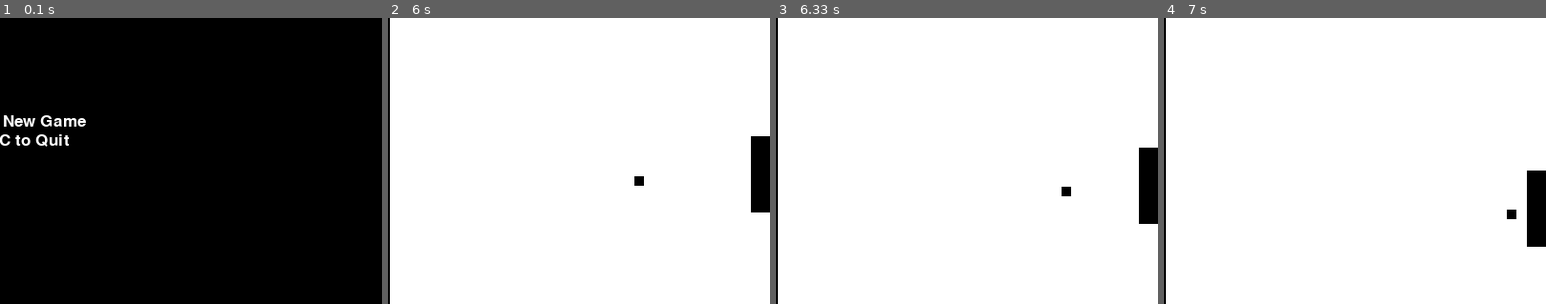
Above: before the commit, frames 1-4 (left to right).
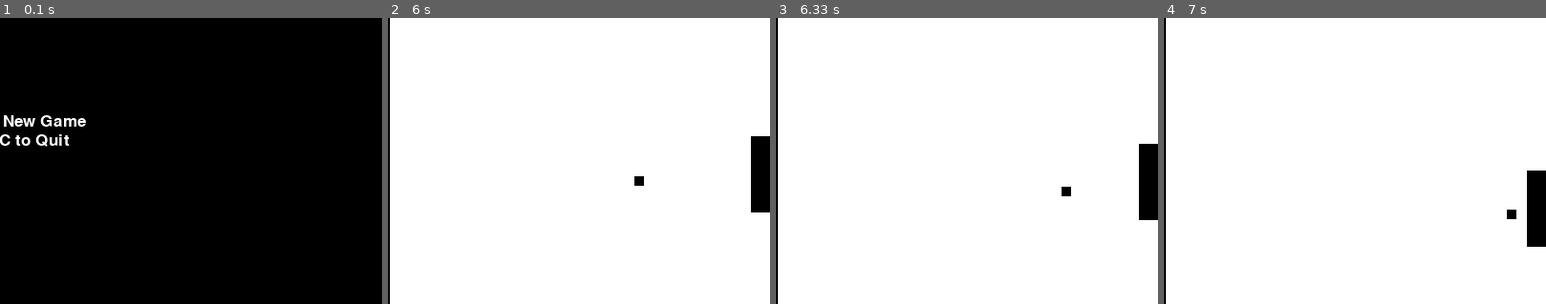
Above: after the commit, the same moments.

Repository: mattbachman/pygame_wrapper
Game: pygame game, started from examples/Pong/main.py
Two runs of this game, one before a commit and one after it. Both use one fixed random seed, a clock stepped at 60 frames per second and the inputs below.
Inputs:
- Up to frame 1 (0.1 s): no input
- Up to frame 2 (6 s): tap N at 0.33 s; hold Right 0.67-1.13 s; hold Up 1.17-1.47 s; hold Down 2-2.3 s; hold Up 2.33-2.7 s; hold Down 3.4-3.77 s; hold Right 3.8-4.27 s; hold Up 4.3-4.6 s; hold Right 4.63-5.1 s; hold Down 5.13-5.43 s; hold Up 5.47-5.83 s; hold Right from 5.87 s (still down)
- Up to frame 3 (6.33 s): keep holding Right
- Up to frame 4 (7 s): release Right at 6.5 s; hold Down 6.53-6.9 s
The pictures show only the part of the screen within x 50-100%, y 50-100%; the shares and areas given below are measured in that part.

Frames 1-2 are identical in both runs. In frame 3, 0.1% of the frame differs, in the area x 95-100%, y 44-72%; in frame 4, nothing differs.

Commit message:
fixed some bugs in examples

Diff:
--- a/examples/Block Breaker/ball.py
+++ b/examples/Block Breaker/ball.py
@@ -15,10 +15,11 @@
         self.isMoving=False
         self.preMoveLeft=False
         self.preMoveRight=False
-        self.direction=200
+        #self.direction=200
+        self.direction=180
         self.x=float(location[0])
         self.y=float(location[1])
-        self.speed=1.0
+        self.speed=1.2
         self.lastBounce=0
 
         #sprite variables
@@ -63,6 +64,10 @@
         if not self.isMoving:
             self.preMove()
         else:
+            if self.direction>=90  and self. direction<=95:
+                self.direction== 100
+            elif self.direction <=270 and self.direction>=265:
+                self.direction=260
             direction_rads=math.radians(self.direction)
             self.x+= self.speed * math.sin(direction_rads)
             self.y+= self.speed * math.cos(direction_rads)
--- a/examples/Block Breaker/blockBreaker.py
+++ b/examples/Block Breaker/blockBreaker.py
@@ -5,8 +5,13 @@
 import sys
 sys.path.append('../..')
 from gameEngine import color
+#Second level==JEFF
+
+levels={"level2":[(307,80),(322,10),(322,35),(322,50),(322,65),(322,80),(342,10),(342,35),(342,50),
+                      (342,65),(342,80),(357,10),(357,50),(357,80),(372,10)]}
 
 class blockBreaker(object):
+
     def __init__(self):
         global black
         self.level=1
@@ -111,3 +116,13 @@
 
             loc.append((x,y))
         return loc
+    def buildLevel2(self):
+        def testVars(x,y,xTest,yTest):
+            if x==xText and y==yTest:
+                return True
+            else:
+                return False
+        loc=[]
+        for i in range (321,518):#x range
+            for b in range(9,80):#y range
+                if testVars(:
--- a/examples/Block Breaker/player.py
+++ b/examples/Block Breaker/player.py
@@ -21,6 +21,8 @@
     def reset(self):
         self.rect.x=360
         self.rect.y=580
+        self.moveLeft=False
+        self.moveRight=False
     def update(self):
         #print(str(self.moveLeft)+" "+str(self.moveRight))
         if self.moveLeft:
--- a/examples/Pong/ball.py
+++ b/examples/Pong/ball.py
@@ -21,7 +21,7 @@
         self.speed=1.0
         self.lastBounce=[0,0]
         self.bounceCheck=0
-        self.originalLoc=location
+        self.originalLoc=copy.deepcopy(location)
         #sprite variables
         self.image=pygame.Surface(self.size)
         self.image.fill(color)
@@ -68,6 +68,9 @@
         self.isMoving=False
         self.direction=75
         self.speed=1.0
+        self.lastBounce=[0,0]
+        self.bounceCheck=0
+
 
     #update for sprite class
     def update(self):
--- a/examples/Pong/nonPlayer.py
+++ b/examples/Pong/nonPlayer.py
@@ -3,7 +3,7 @@
 random.seed()
 
 class nonPlayerCharacter(player.Player):
-    doMove=95
+    doMove=90
     def update(self,ball=None,scnSize=(800,600)):
         if ball:
             if self.direct=='vertical':
